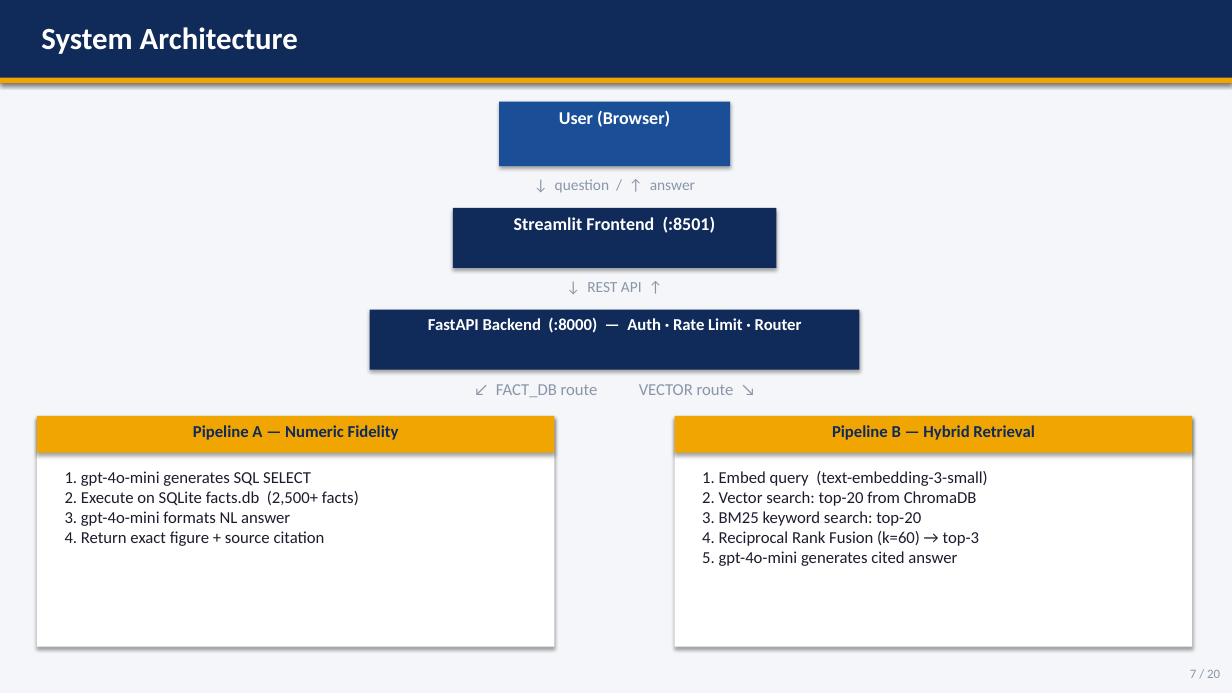
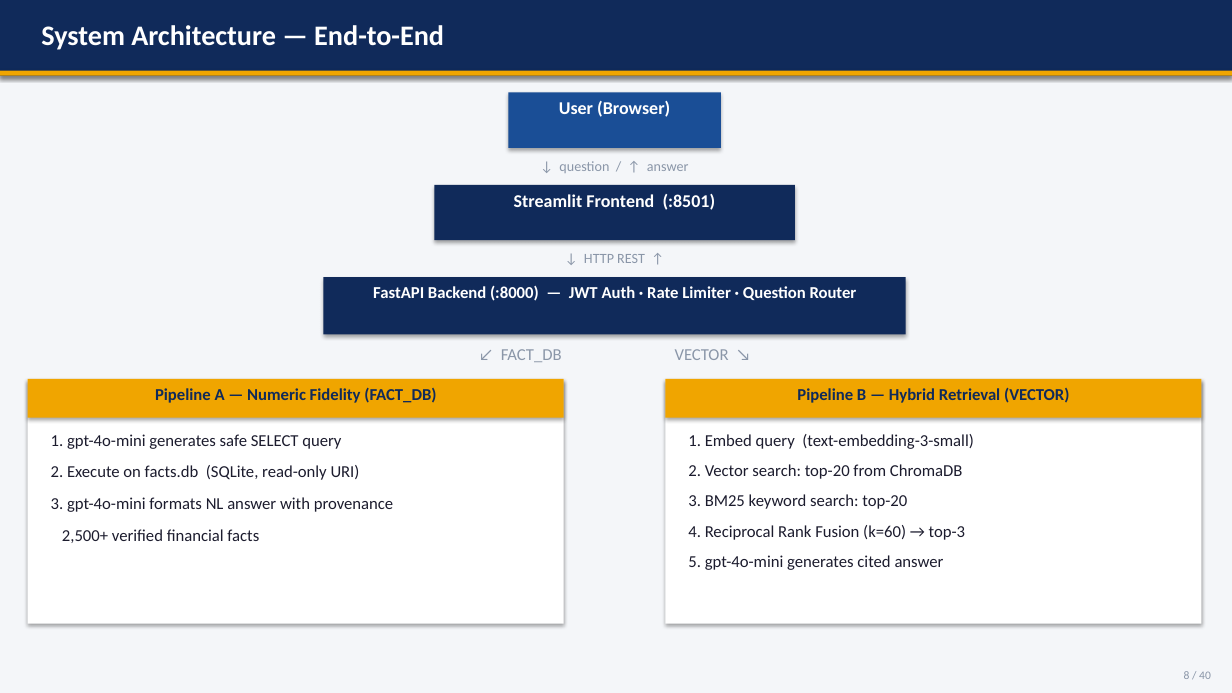
Before and after one commit to nandypi/Group-6-DS-and-AI-Lab-Project, a slide deck: slide 8 of Slides/DSAI_Team_6_Final_Presentation.pptx (slide 7 before the commit). Drawn at 1232x693 pixels with LibreOffice and Linux fonts; fonts in the diff are those of the drawing. Boxes give left, top, right and bottom in pixels: in the first picture for what was removed or moved away, otherwise in the second. Text is boxed around its words. In the diff, an @@ line names an element or a change of style, - is before the commit and + after.

Commit message:
Add comprehensive 40-slide final presentation
Covers all experiments across milestones 4–6:
- M4: Vector-only, HyDE, Raw+HyDE RRF, BGE CPU reranker
- M5: Full-text CPU/GPU, T4 weight sweep (body 0.0→1.0), metadata-only
  breakthrough (74/78/82%), metadata + cross-encoder (74/82/88%),
  RAGAS Pipeline A scores
- M6: BM25-only, Hybrid RRF + CE reranker, Hybrid RRF production
  (76/86/88% @ 0.5 s), routing 100%, numeric fidelity 100%,
  FastAPI + Streamlit + Docker deployment

Includes master journey chart, latency log-scale comparison,
category-wise recall, RAGAS bar charts, and GPU weight sweep plot.

```diff
--- a/Slides/DSAI_Team_6_Final_Presentation.pptx
+++ b/Slides/DSAI_Team_6_Final_Presentation.pptx
@@ rectangle: place and size @@
-rectangle at [0,0,1232,83]
+rectangle at [0,0,1232,76]
@@ text at [41,25,444,50]: text changed; size 24 to 22 pt @@
-System Architecture
+System Architecture — End-to-End
@@ rectangle: place and size @@
-rectangle at [0,78,1232,83]
+rectangle at [0,71,1232,77]
@@ text "User (Browser)": place and size @@
-text "User (Browser)" at [559,111,670,127]
+text "User (Browser)" at [559,101,670,117]
@@ rectangle: place and size @@
-rectangle at [499,102,730,166]
+rectangle at [508,92,721,148]
@@ text "↓ question / ↑ answer": place and size @@
-text "↓ question / ↑ answer" at [555,179,695,193]
+text "↓ question / ↑ answer" at [559,161,689,173]
@@ text "↓ question / ↑ answer" at [559,161,689,173]: size 12 to 11 pt @@
@@ text "Streamlit Frontend (:8501)": place and size @@
-text "Streamlit Frontend (:8501)" at [514,217,716,233]
+text "Streamlit Frontend (:8501)" at [514,194,716,210]
@@ rectangle: place and size @@
-rectangle at [453,208,776,268]
+rectangle at [434,185,795,240]
@@ text at [584,254,645,263]: text changed; size 12 to 11 pt @@
-↓ REST API ↑
+↓ HTTP REST ↑
@@ rectangle: place and size @@
-rectangle at [370,310,860,370]
+rectangle at [323,277,906,335]
@@ text at [373,285,857,301]: text changed @@
-FastAPI Backend (:8000) — Auth · Rate Limit · Router
+FastAPI Backend (:8000) — JWT Auth · Rate Limiter · Question Router
@@ text at [501,349,729,362]: text changed @@
-↙ FACT_DB route VECTOR route ↘
+↙ FACT_DB VECTOR ↘
@@ rectangle: place and size @@
-rectangle at [37,416,555,647]
+rectangle at [28,379,564,624]
@@ rectangle: place and size @@
-rectangle at [37,416,555,453]
+rectangle at [28,379,564,418]
@@ text at [155,388,436,403]: text changed @@
-Pipeline A — Numeric Fidelity
+Pipeline A — Numeric Fidelity (FACT_DB)
@@ rectangle: place and size @@
-rectangle at [675,416,1192,647]
+rectangle at [665,379,1202,624]
@@ rectangle: place and size @@
-rectangle at [675,416,1192,453]
+rectangle at [665,379,1202,418]
@@ text at [797,388,1069,403]: text changed @@
-Pipeline B — Hybrid Retrieval
+Pipeline B — Hybrid Retrieval (VECTOR)
@@ text at [51,434,393,543]: text changed @@
-1. gpt-4o-mini generates SQL SELECT
-2. Execute on SQLite facts.db (2,500+ facts)
-3. gpt-4o-mini formats NL answer
-4. Return exact figure + source citation
+1. gpt-4o-mini generates safe SELECT query
+2. Execute on facts.db (SQLite, read-only URI)
+3. gpt-4o-mini formats NL answer with provenance
+2,500+ verified financial facts
@@ text at [688,434,973,570]: text changed @@
-1. Embed query (text-embedding-3-small)
-2. Vector search: top-20 from ChromaDB
-3. BM25 keyword search: top-20
-4. Reciprocal Rank Fusion (k=60) → top-3
-5. gpt-4o-mini generates cited answer
+1. Embed query (text-embedding-3-small)
+2. Vector search: top-20 from ChromaDB
+3. BM25 keyword search: top-20
+4. Reciprocal Rank Fusion (k=60) → top-3
+5. gpt-4o-mini generates cited answer
@@ text added at [1184,671,1211,679], 9 pt, text #8A96A8 @@
+8 / 40
@@ text removed at [1190,670,1220,678] @@
-7 / 20
```
Also in this commit, not shown: 13 other slides changed, 26 slides added, 6 slides removed.
